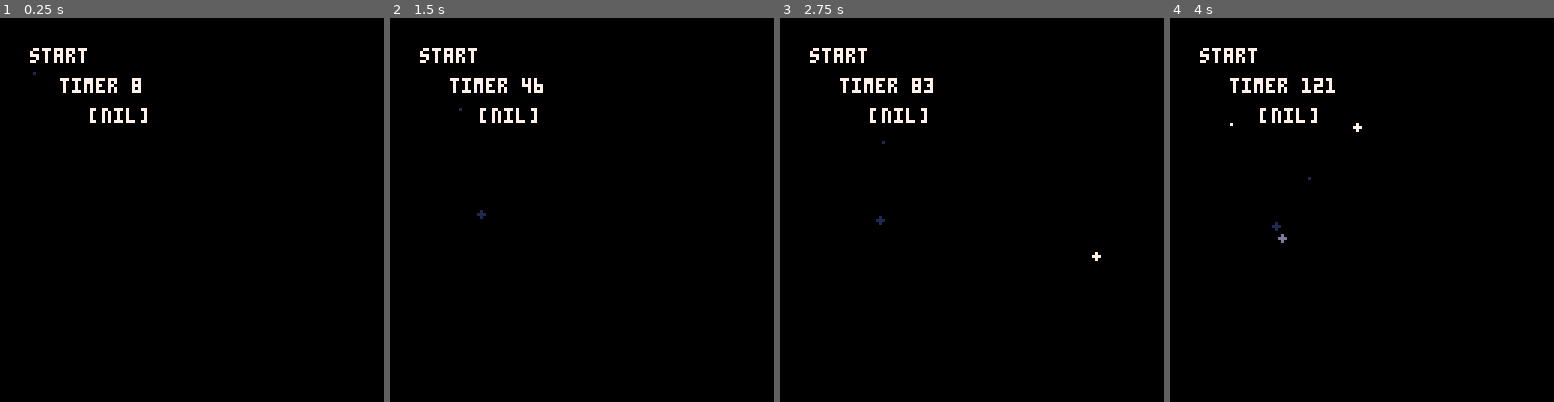
Above: before the commit, frames 1-4 (left to right).
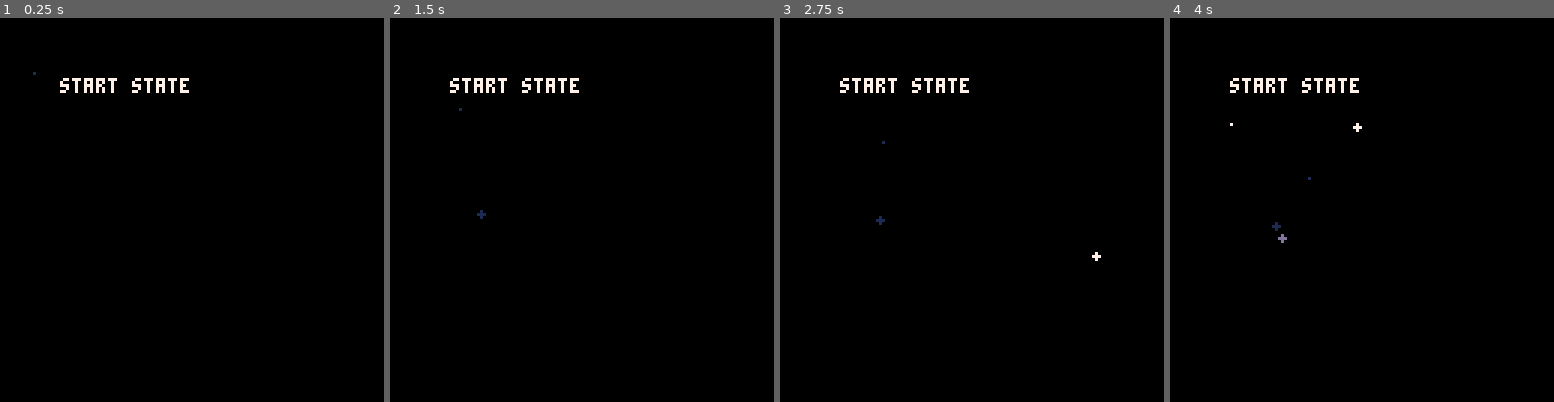
Above: after the commit, the same moments.

Repository: Joenheim/ff
Game: PICO-8 cartridge ff.p8
Two runs of this game, one before a commit and one after it. Both use one fixed random seed, a clock stepped at 60 frames per second and the inputs below.
Inputs:
- Up to frame 1 (0.25 s): no input
- Up to frame 2 (1.5 s): no input
- Up to frame 3 (2.75 s): no input
- Up to frame 4 (4 s): no input

The runs differ from the first frame. In frame 1, 0.9% of the frame differs, in the area x 7-50%, y 7-28%; in frame 2, 1.0%; in frame 3, 0.9%; in frame 4, 0.9%.

Commit message:
Update update and draw, cleaned up some stuff

Diff:
--- a/src/ff.lua
+++ b/src/ff.lua
@@ -10,11 +10,24 @@
     init = function() end
 }, {__index = _ENV})
 
-entity = class:new({
- --
+game_state = class:new({
+
 })
 
-snowflake = entity:new({
+start_state = game_state:new({
+
+    update = function(_ENV)
+        blizzard:update()
+    end,
+
+
+    draw = function(_ENV)
+        blizzard:draw()
+    print("start state", 20, 20, 7)
+    end
+})
+
+snowflake = class:new({
     x = rnd(127),
     y = rnd(127),
     speed = rnd(2+0.25),
@@ -43,13 +56,13 @@
 })
 
 
-blizzard = entity:new({
+blizzard = class:new({
    snowflakes = {},
    active_snowflakes = 1,
    blizzard_growing = true,
    timer = 0,
 
-   init = function(_ENV, count)
+   create = function(_ENV, count)
         for i = 1, count do
             local flake = snowflake:new({
             x = rnd(127),
@@ -85,77 +98,32 @@
     end,
 
     draw = function(_ENV)
+        cls()
         for i = 1, active_snowflakes do
             snowflakes[i]:draw()
         end
     end
 })
 
+function initial_variables()
+    current_state = start_state:new()
+    blizzard_instance = blizzard:new()
+    blizzard_instance:create(50)
+end
 
---initial variables to be moved
-function initial_variables()
-    game_mode = "start"
-    blizzard_instance = blizzard:new()
-    blizzard_instance:init(50)
-
-
-end
---
 function _init()
     cls()
     initial_variables()
 end
 
-function update_start()
-    blizzard:update()
-
-
-
-end
-
-function update_worldmap()
-
-end
-
-function update_battle()
-
-end
-
 function _update()
-    if game_mode=="start" then
-        update_start()
-    elseif game_mode=="worldmap" then
-        update_worldmap()
-    elseif game_mode=="battle" then
-        update_battle()
+    if current_state and current_state.update then
+        current_state:update()
     end
 end
 
-function draw_start()
-    cls()
-    print(game_mode, 10, 10, 7)
-    blizzard:draw()
-
-    print(snowflakes, 30, 30, 7)
-    print("timer " ..blizzard.timer, 20, 20, 7)
-
-
-end
-
-function draw_worldmap()
-
-end
-
-function draw_battle()
-
-end
-
 function _draw()
-    if game_mode=="start" then
-        draw_start()
-    elseif game_mode=="worldmap" then
-        draw_worldmap()
-    elseif game_mode=="battle" then
-        draw_battle()
+    if current_state and current_state.draw then
+        current_state:draw()
     end
 end
